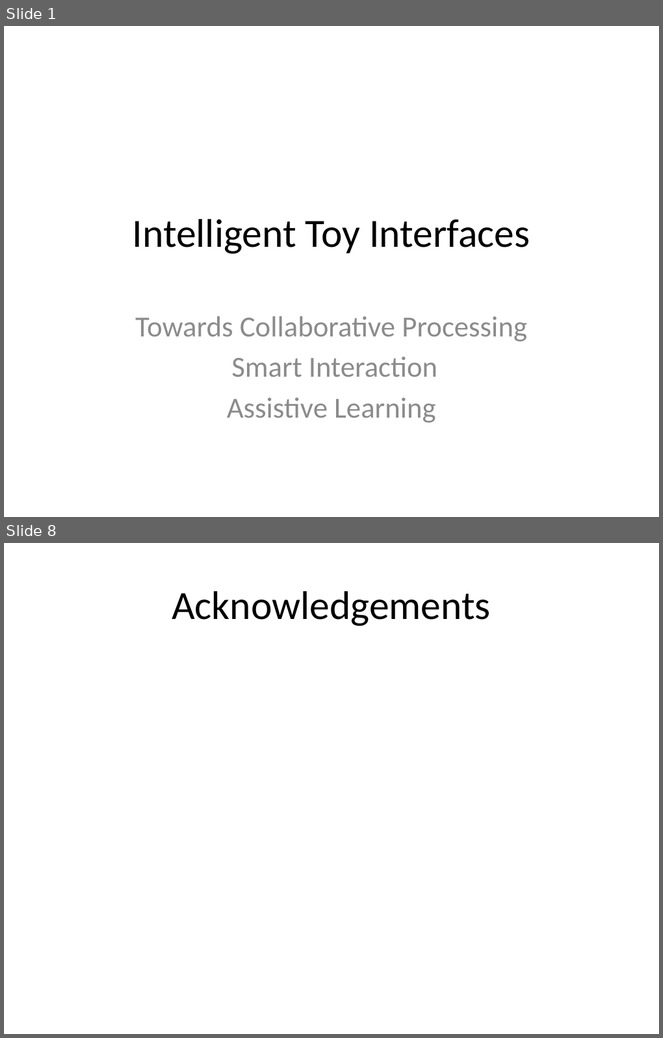
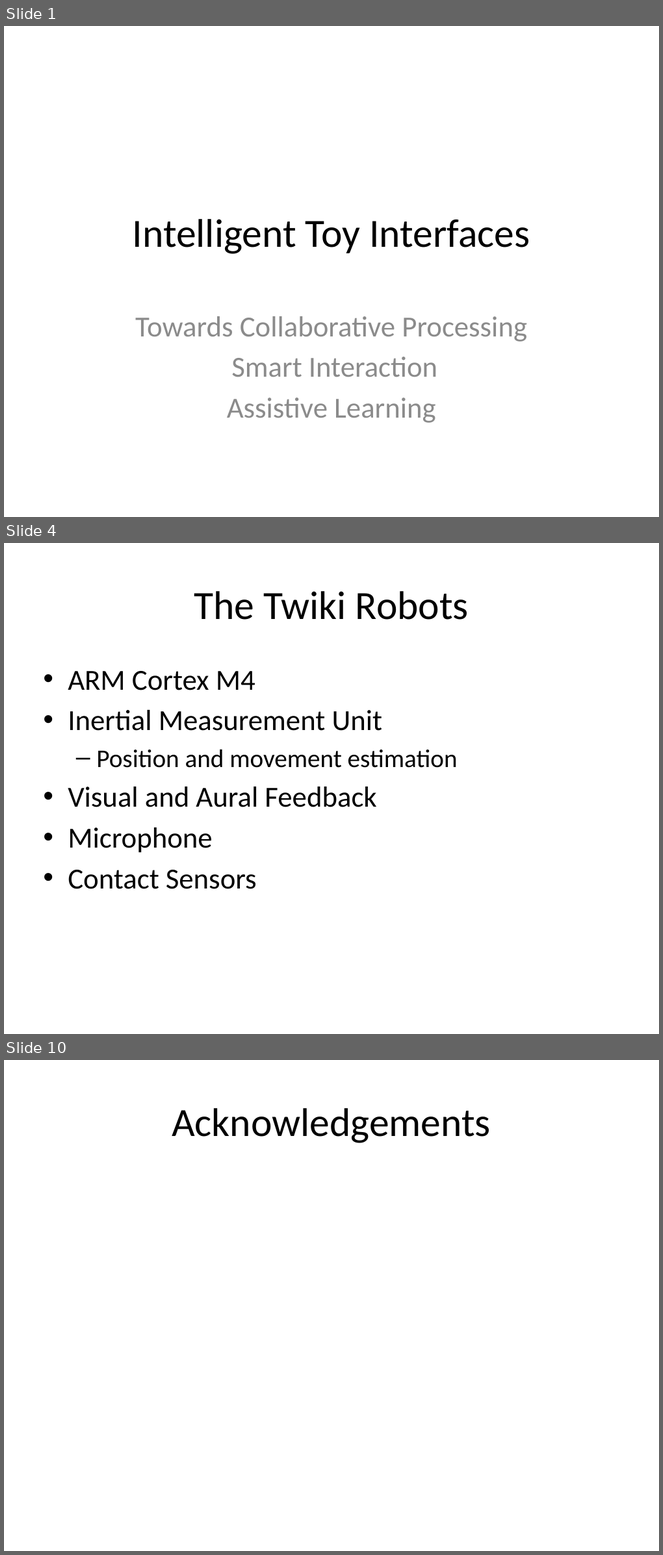
Before and after one commit to AlexJaeger/presfyp, a slide deck: midas/midas_pres.pptx. Shown one above the other, each under a label of ours: slides 1 and 8 before the commit, slides 1, 4 and 10 after it; the slides between them are not shown. The pictures are 663x1038 and 663x1555 pixels, drawn with LibreOffice and Linux fonts; fonts in the diff are those of the drawing. Boxes give left, top, right and bottom in pixels: in the first picture for what was removed or moved away, otherwise in the second. Text is boxed around its words. In the diff, an @@ line names an element or a change of style, - is before the commit and + after.

```diff
--- a/midas/midas_pres.pptx
+++ b/midas/midas_pres.pptx
@@ slide 4 added at (x1=4, y1=543, x2=659, y2=1034), background #FFFFFF @@
@@ title added at (x1=194, y1=591, x2=469, y2=620), 44 pt, text #000000 @@
+The Twiki Robots
@@ text added at (x1=68, y1=671, x2=458, y2=889), 32 pt, text #000000 @@
+• ARM Cortex M4
+• Inertial Measurement Unit
+  – Position and movement estimation
+• Visual and Aural Feedback
+• Microphone
+• Contact Sensors
@@ what was slide 8 is now slide 10 @@
```
Also in this commit, not shown: 4 slides changed, 3 other slides added, 2 slides removed.
